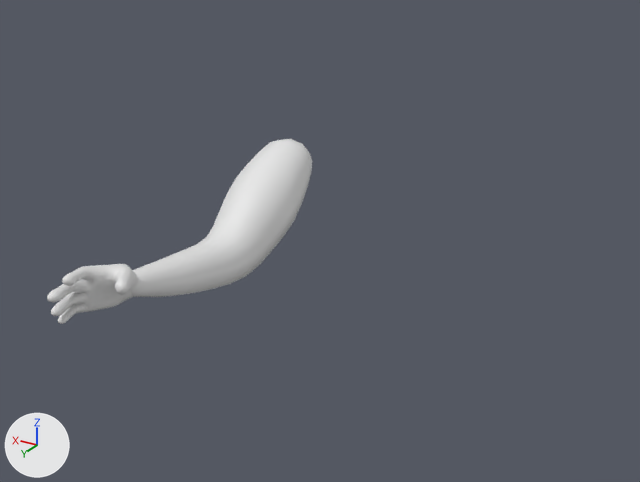
The Blender file Arte/Personaje.blend as it was, and as the next commit left it.
The view is the same before and after, from a 50 mm lens placed at (-3.13, 5.98, 1.65), pointed at (-0.95, 2.35, -0.17). Lighting does not change. The marker at lower left points along +X, +Y and +Z. The same objects are shown in both versions, whatever each file hides.

Objects in the first picture: 'Mano derecha'.
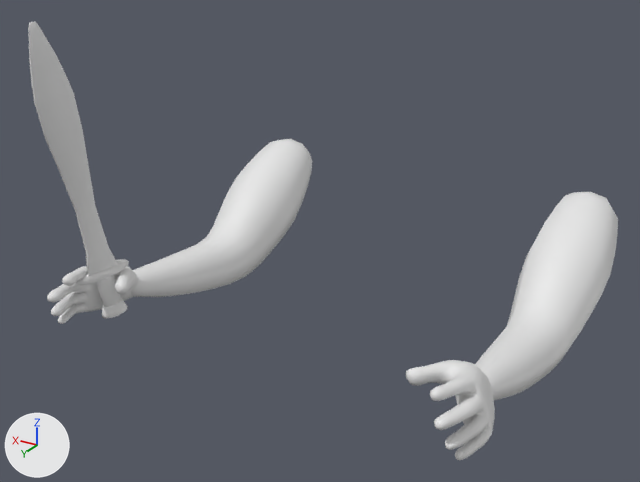
Where the newer file only moved an object's origin or applied its transform, the numbers keep the older frame.

Edits to the bpy script that builds the scene:
```text
Add me_cube_001:
    me_cube_001.from_pydata(...)  # 160 vertices, 139 faces; spans x -1.8..1.7, y -1.5..1.5, z -13.5..3.9
    me_cube_001.polygons.foreach_set('use_smooth', [True] * 139)
Add me_plane_002:
    me_plane_002.from_pydata(...)  # 868 vertices, 864 faces; spans x -0.52..0.39, y -3.72..0.8, z -1.67..0.64
    me_plane_002.polygons.foreach_set('use_smooth', [True] * 864)
Add ob_espada:
    ob_espada = bpy.data.objects.new('Espada', me_cube_001)
    ob_espada.location = (-0.058, 3.037, -0.201)
    ob_espada.rotation_euler = (0.0873, -2.964, 1.11)  # degrees (5, -170, 64)
    ob_espada.scale = (0.0823, 0.0281, 0.0908)
Add ob_mano_derecha_001:
    ob_mano_derecha_001 = bpy.data.objects.new('Mano derecha.001', me_plane_002)
    ob_mano_derecha_001.location = (-2.045, 2.878, -0.423)
    ob_mano_derecha_001.rotation_euler = (2.677, 0.0, 0.0)  # degrees (153, 0, 0)
    ob_mano_derecha_001.scale = (-0.515, -0.464, -0.507)
```

Changed parts and their boxes [x1, y1, x2, y2] in the pictures (640 x 482 px):
'Mano derecha.001', added: after [406, 192, 618, 460]
'Espada', added: after [28, 21, 129, 319]
